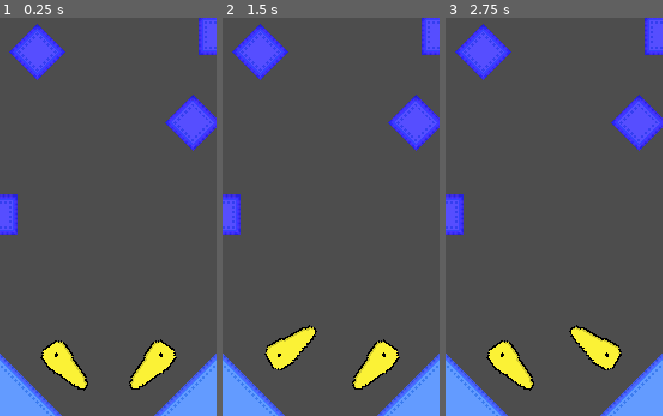
Above: before the commit, frames 1-3 (left to right).
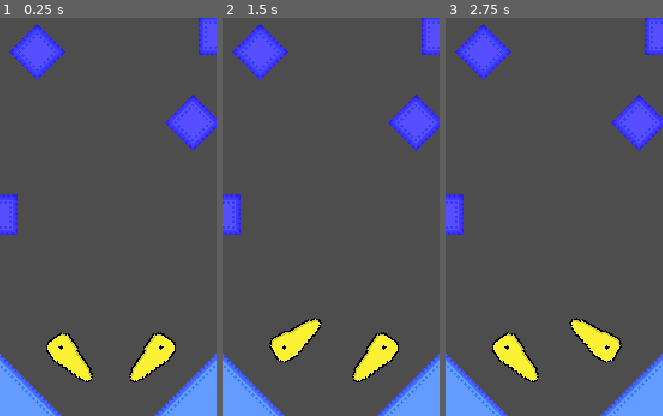
Above: after the commit, the same moments.

Repository: max1234-ui/Pinball
Game: Godot game, scene res://scenes/level.tscn
Two runs of this game, one before a commit and one after it. Both use one fixed random seed, a clock stepped at 60 frames per second and the inputs below.
Inputs:
- Up to frame 1 (0.25 s): no input
- Up to frame 2 (1.5 s): tap Enter (ui_accept) at 0.5, 0.77, 1.25 s; hold D (flipper_right) 0.53-1.28 s; tap R at 0.6, 1.35 s; hold A (flipper_left) from 1.28 s (still down)
- Up to frame 3 (2.75 s): tap Enter (ui_accept) at 1.52, 2 s; release A (flipper_left) at 2.03 s; hold D (flipper_right) from 2.03 s (still down); tap R at 2.1 s
The pictures show only the part of the screen within x 19-69%, y 50-100%; the shares and areas given below are measured in that part.

The runs differ from the first frame. In frame 1, 2.7% of the frame differs, in the area x 18-82%, y 78-94%; in frame 2, 2.2%; in frame 3, 2.8%, in the area x 18-82%, y 75-94%.

Commit message:
move flipper

Diff:
--- a/new-game-project/scenes/level.tscn
+++ b/new-game-project/scenes/level.tscn
@@ -267,11 +267,11 @@
 scale = Vector2(0.80215275, 1.4346917)
 
 [node name="FlipperLeft" parent="." unique_id=2102207556 instance=ExtResource("7_klq6b")]
-position = Vector2(-45.714283, 224.28572)
+position = Vector2(-43, 220)
 rotation = 0.9599311
 
 [node name="FlipperRight" parent="." unique_id=1470312095 instance=ExtResource("7_klq6b")]
-position = Vector2(12.857143, 224.28572)
+position = Vector2(12.857, 220)
 rotation = -0.9599311
 scale = Vector2(-1, 1)
 
